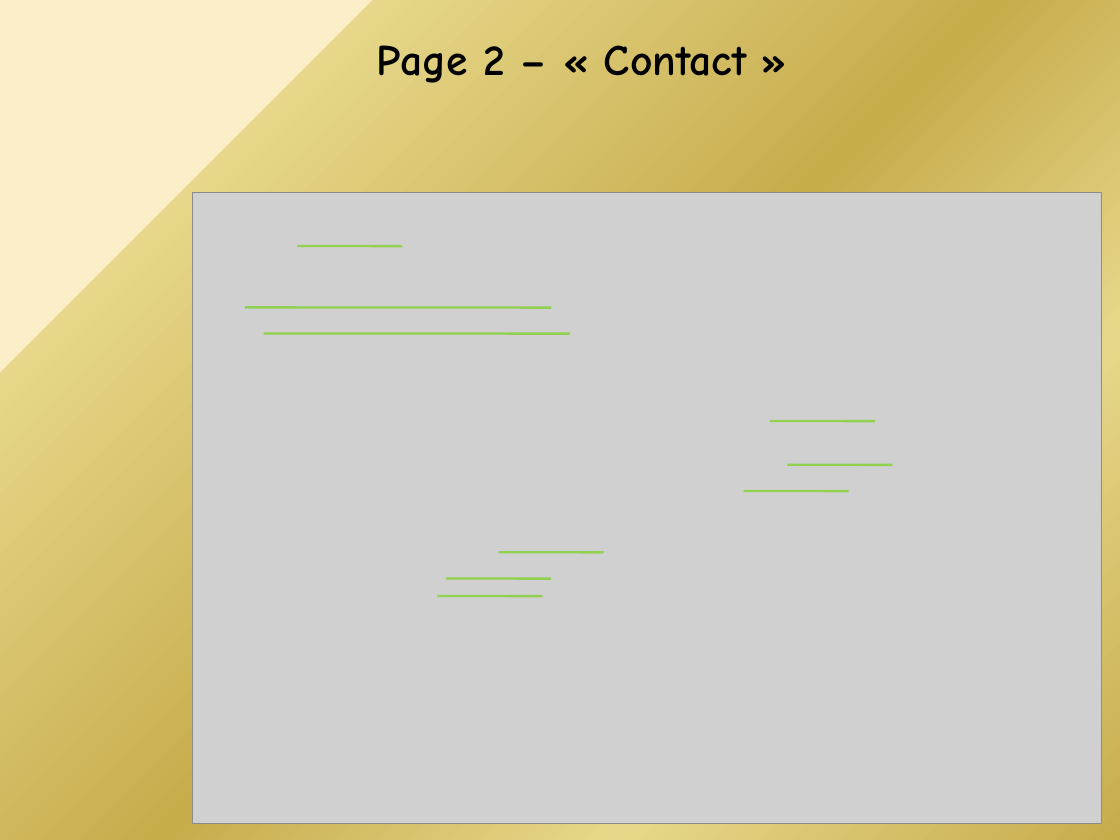
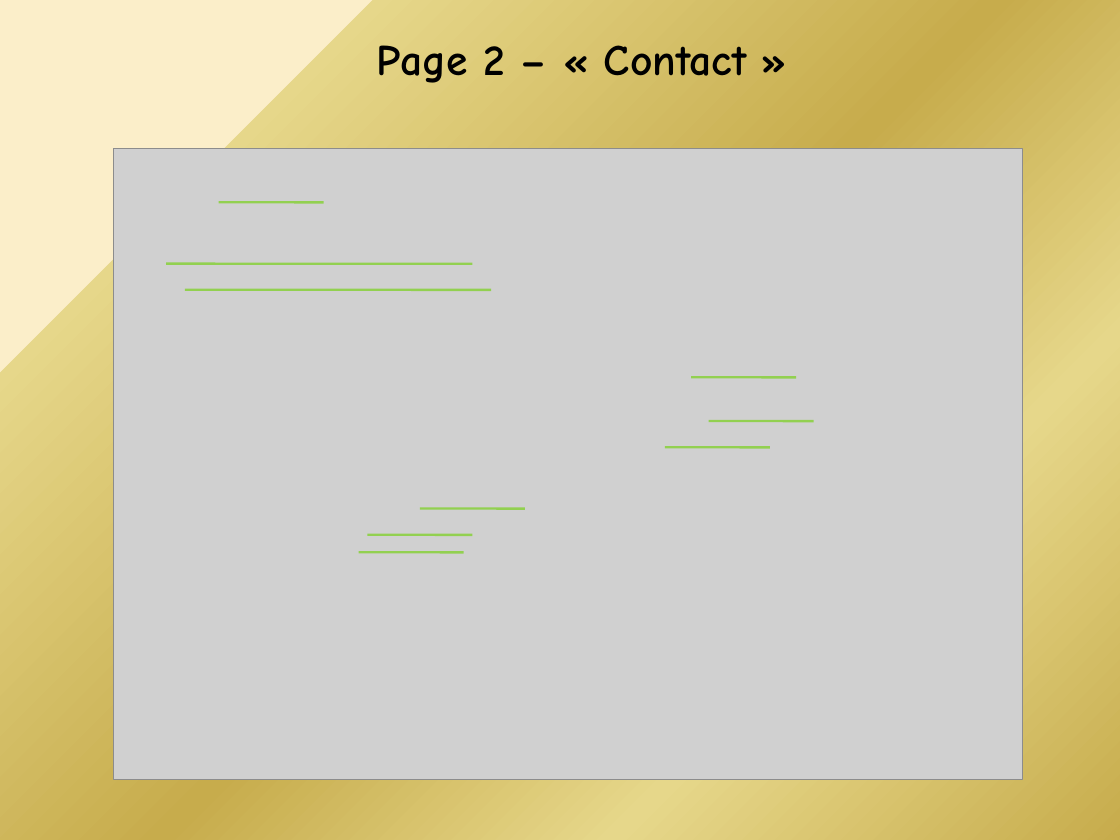
Before and after one commit to michelanton/michel_anton_405052021, a slide deck: slide 13 of P4/Présentation2.pptx (slide 11 before the commit). Drawn at 1120x840 pixels with LibreOffice and Linux fonts; fonts in the diff are those of the drawing; grey boxes stand for pictures. Boxes give left, top, right and bottom in pixels: in the first picture for what was removed or moved away, otherwise in the second. Text is boxed around its words. In the diff, an @@ line names an element or a change of style, - is before the commit and + after.

```diff
--- a/P4/Présentation2.pptx
+++ b/P4/Présentation2.pptx
@@ 9 lines, 1 picture moved together from (x1=193, y1=193, x2=1101, y2=824) to (x1=114, y1=149, x2=1023, y2=781) @@
```
Also in this commit, not shown: 5 other slides changed, 3 slides added, 1 slide removed, 2 other files.
